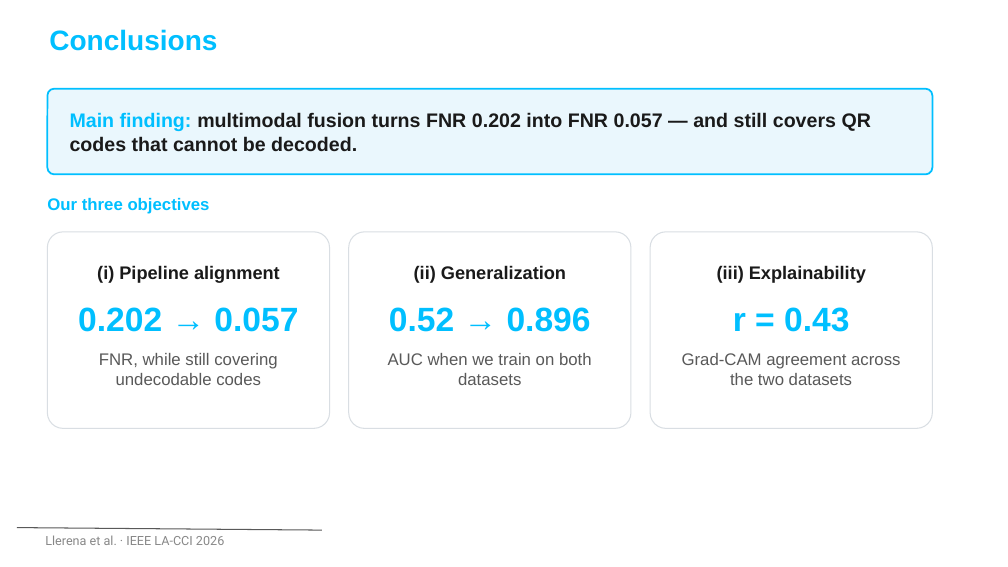
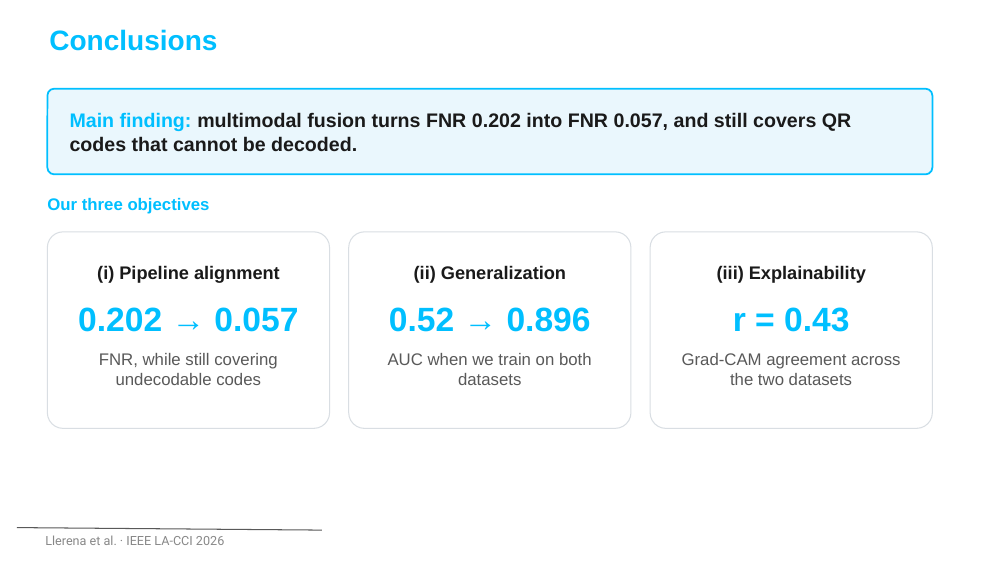
Before and after one commit to nicolasllerenas/Multimodal-Quishing-Detection-Framework, a slide deck: slide 30 of Q-Shield_LACCI2026_Presentacion.pptx (slide 26 before the commit). Drawn at 1008x567 pixels with LibreOffice and Linux fonts; fonts in the diff are those of the drawing; background and template pictures are left out. Boxes give left, top, right and bottom in pixels: in the first picture for what was removed or moved away, otherwise in the second. Text is boxed around its words. In the diff, an @@ line names an element or a change of style, - is before the commit and + after.

```diff
--- a/Q-Shield_LACCI2026_Presentacion.pptx
+++ b/Q-Shield_LACCI2026_Presentacion.pptx
@@ text in rounded rectangle at bbox=[70, 112, 851, 152]: text changed @@
-Main finding: multimodal fusion turns FNR 0.202 into FNR 0.057 — and still covers QR codes that cannot be decoded.
+Main finding: multimodal fusion turns FNR 0.202 into FNR 0.057, and still covers QR codes that cannot be decoded.
```
Also in this commit, not shown: 18 other slides changed, 4 slides added, 3 other files.
